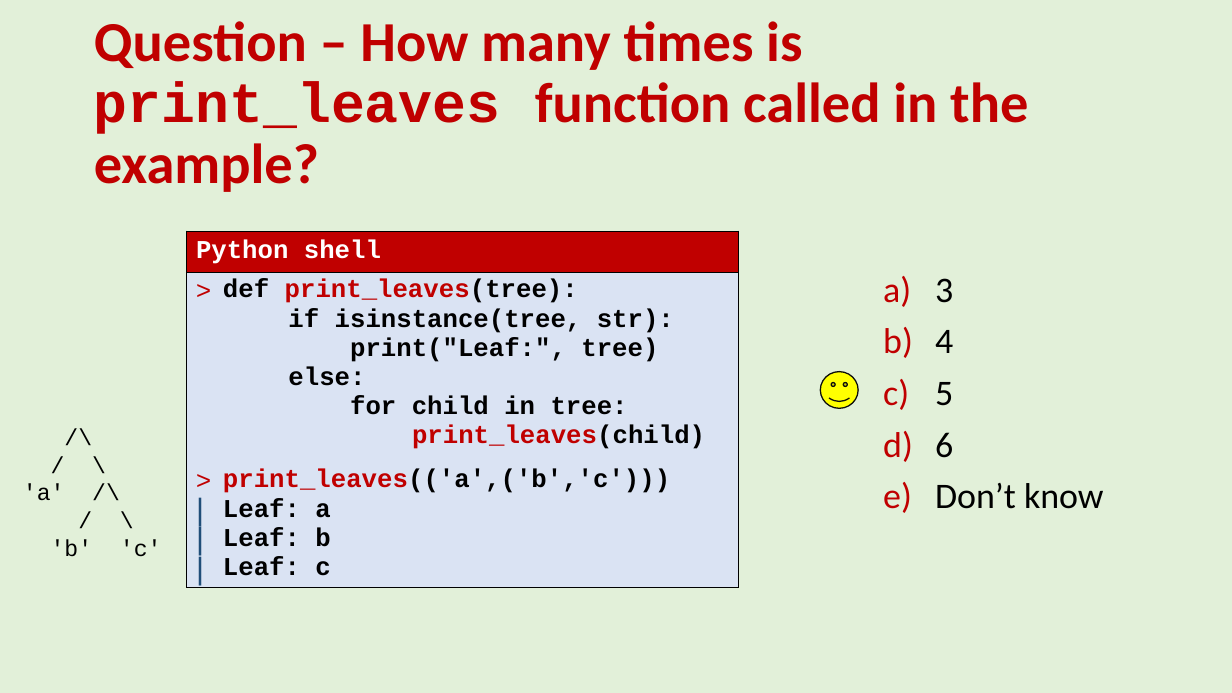
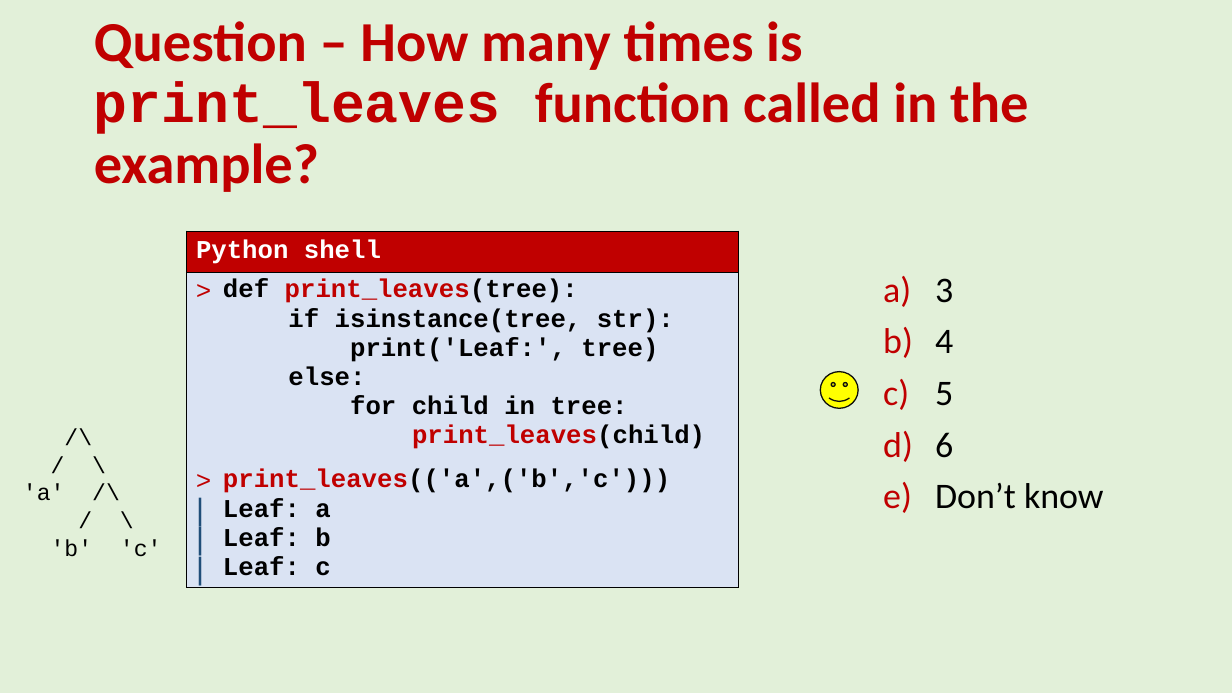
Before and after one commit to gsbrodal/gsbrodal.github.io, a slide deck: slide 14 of ipsa/slides/recursion.pptx. Drawn at 1232x693 pixels with LibreOffice and Linux fonts; fonts in the diff are those of the drawing. Boxes give left, top, right and bottom in pixels: in the first picture for what was removed or moved away, otherwise in the second. Text is boxed around its words. In the diff, an @@ line names an element or a change of style, - is before the commit and + after.

```diff
--- a/ipsa/slides/recursion.pptx
+++ b/ipsa/slides/recursion.pptx
@@ table at [187,231,738,604] @@
@@ row 2, column 1: "def print_leaves(tree): / if isinstance(tree, str): / print("Leaf:", tree) / else: / for child in tree: / print_leaves(child) / print_leaves(('a',('b','c'))) / Leaf: a / Leaf: b / Leaf: c" to "def print_leaves(tree): / if isinstance(tree, str): / print('Leaf:', tree) / else: / for child in tree: / print_leaves(child) / print_leaves(('a',('b','c'))) / Leaf: a / Leaf: b / Leaf: c" @@
```
Also in this commit, not shown: 2 other slides changed, 4 other files.
